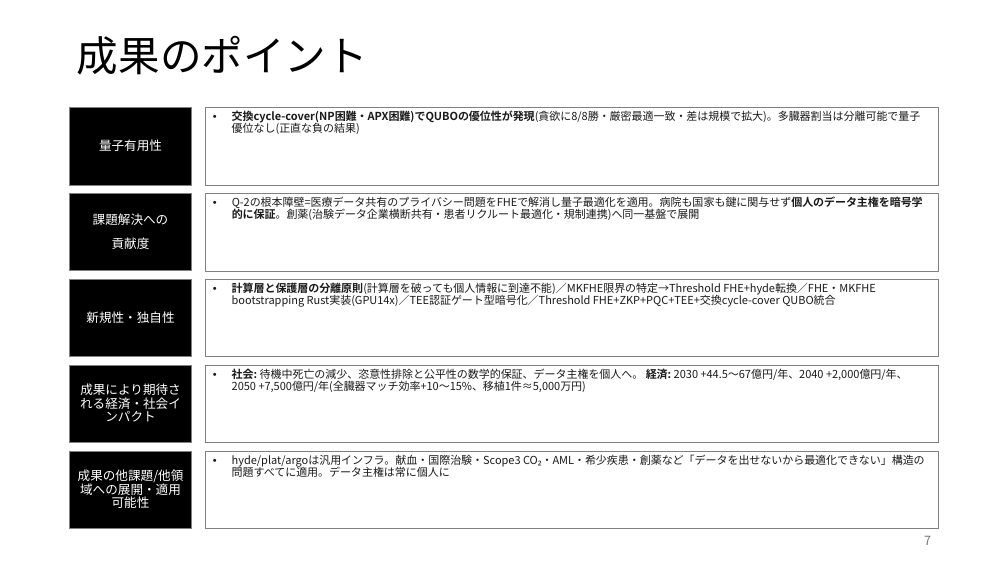
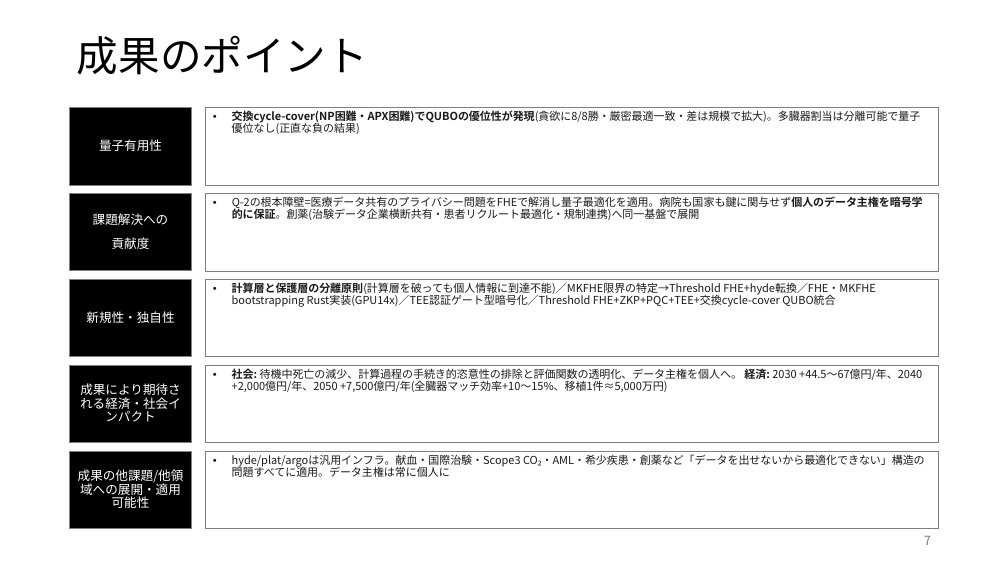
Before and after one commit to Ryujiyasu/niobi, a slide deck: slide 7 of docs/submission/summary_official.pptx. Drawn at 1008x567 pixels with LibreOffice and Linux fonts; fonts in the diff are those of the drawing. Boxes give left, top, right and bottom in pixels: in the first picture for what was removed or moved away, otherwise in the second. Text is boxed around its words. In the diff, an @@ line names an element or a change of style, - is before the commit and + after.

Commit message:
docs: over-claim 3点を判例射程込みで緩和（APPI/恣意性/TEE）＋成果物再生成
専門家審査で過剰断定が信頼度を割り引く点に対応。主張は撤回せず「限界を自分で正確に引く」形へ:
- APPI: 「定義を満たさない/性質を消す/概念が消滅する」を撤回し、「再識別手段を持たない
  受領者の視点では該当しないと合理的に主張できる（元の管理者＝医療機関には適用継続）」へ。
  容易照合性を明記し非個人情報化は断定せず（個情委判断）。ECJ SRB判決(C-413/23 P)の射程を
  明記（仮名化≠暗号化の外挿/元管理者に適用継続/文脈依存リスクベース評価）。引用は維持。
- 恣意性: 「ゼロにする/数学的に保証」→「計算過程の手続き的恣意性を排除。評価関数の重みづけ
  （価値判断）は計算の外側に残ることを明示し、透明化・検証可能に」。
- TEE: 「FHE公開鍵の非公開化」→「アクセス制御された暗号化ゲート」。「暗号文＝認証済みの証明」
  →「強い状況証拠（TEE境界依存）」。TEE破綻時は真正性の劣化のみで秘匿性はhydeで無傷、真正性も
  argo等で多層担保＝単一障害点でないことを明示。

report_draft.md / generate_summary_official.py を修正し official成果物4点を再生成・再匿名化
（作成者空欄、表紙の氏名のみ保持、本文・概要版は匿名）。

```diff
--- a/docs/submission/summary_official.pptx
+++ b/docs/submission/summary_official.pptx
@@ text in rectangle at [232, 368, 922, 392]: text changed @@
-• 社会: 待機中死亡の減少、恣意性排除と公平性の数学的保証、データ主権を個人へ。 経済: 2030 +44.5〜67億円/年、2040 +2,000億円/年、2050 +7,500億円/年(全臓器マッチ効率+10〜15%、移植1件≈5,000万円)
+• 社会: 待機中死亡の減少、計算過程の手続き的恣意性の排除と評価関数の透明化、データ主権を個人へ。 経済: 2030 +44.5〜67億円/年、2040 +2,000億円/年、2050 +7,500億円/年(全臓器マッチ効率+10〜15%、移植1件≈5,000万円)
```
Also in this commit, not shown: 2 other slides changed, 5 other files.
